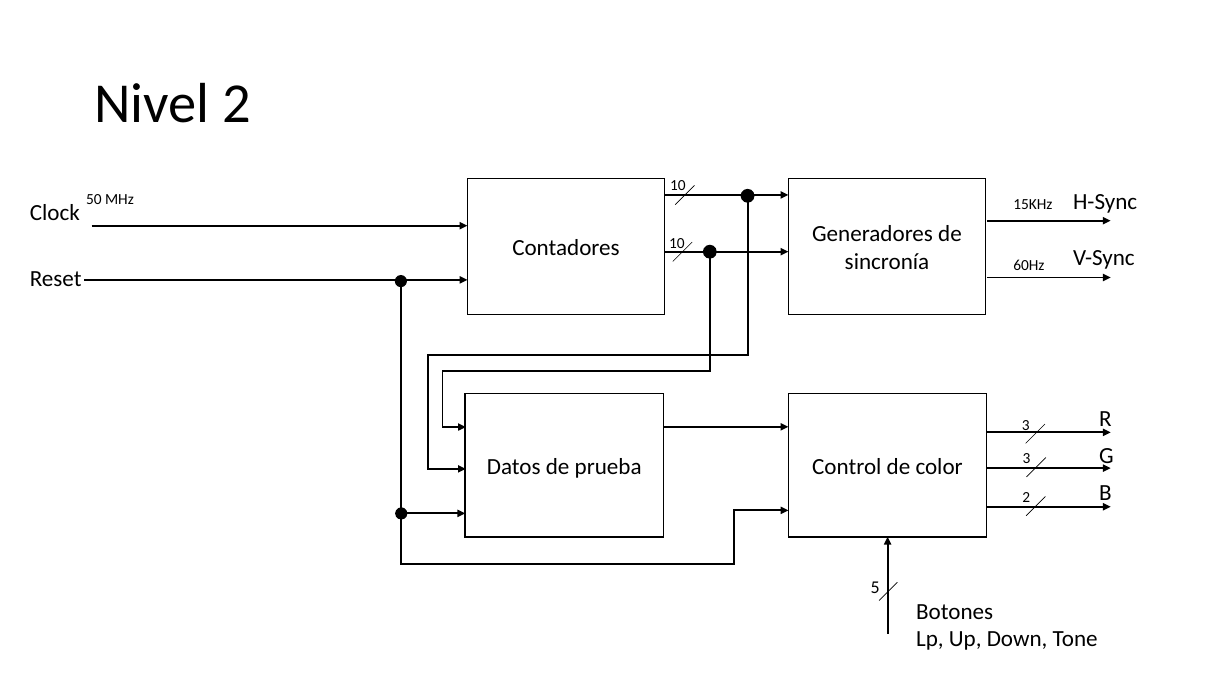
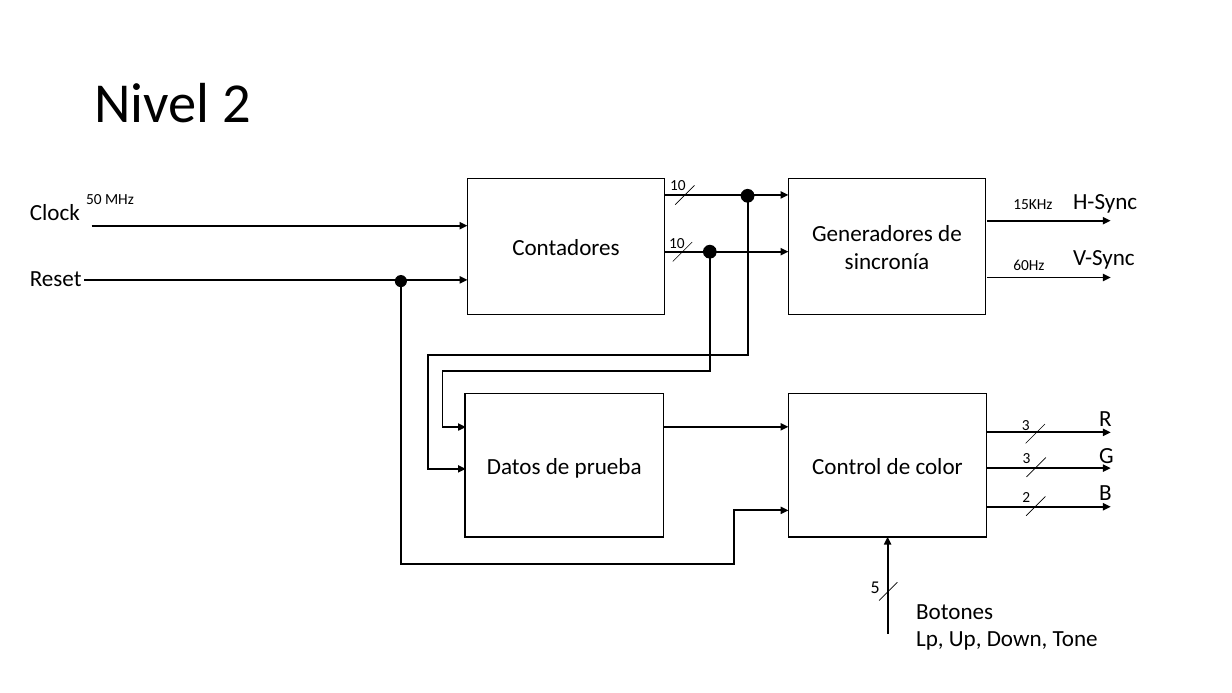
Before and after one commit to lleon95/proy_1_grupo_7_II_2016, a slide deck: slide 3 of Diseño/Bosquejo de bloques - definitivo (1).pptx. Drawn at 1232x693 pixels with LibreOffice and Linux fonts; fonts in the diff are those of the drawing. Boxes give left, top, right and bottom in pixels: in the first picture for what was removed or moved away, otherwise in the second. Text is boxed around its words. In the diff, an @@ line names an element or a change of style, - is before the commit and + after.

```diff
--- a/Diseño/Bosquejo de bloques - definitivo (1).pptx
+++ b/Diseño/Bosquejo de bloques - definitivo (1).pptx
@@ elbow arrow removed from (401, 287) to (465, 514) @@
@@ line added from (401, 287) to (401, 520), #000000 1.5 pt @@
@@ ellipse removed at (396, 508, 407, 519) @@
```
Also in this commit, not shown: 1 other slide changed.
